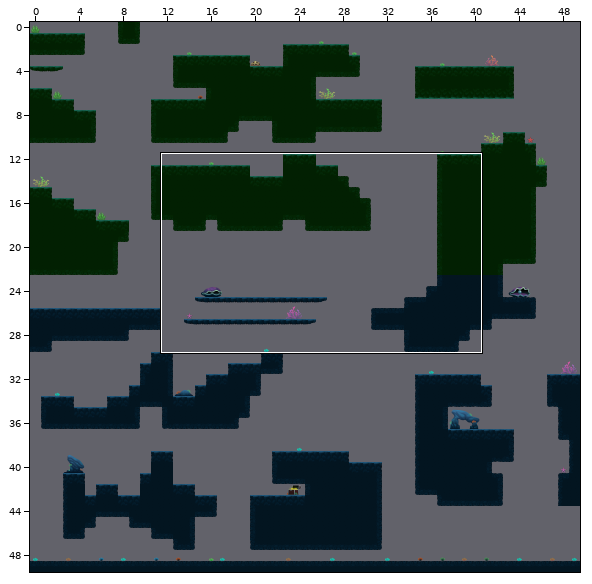
Tiled map (JSON) -- client/public/assets/tilemap/map.json. Above: a wide view before the commit, with the close-up outlined.
Close-up. Before the commit:
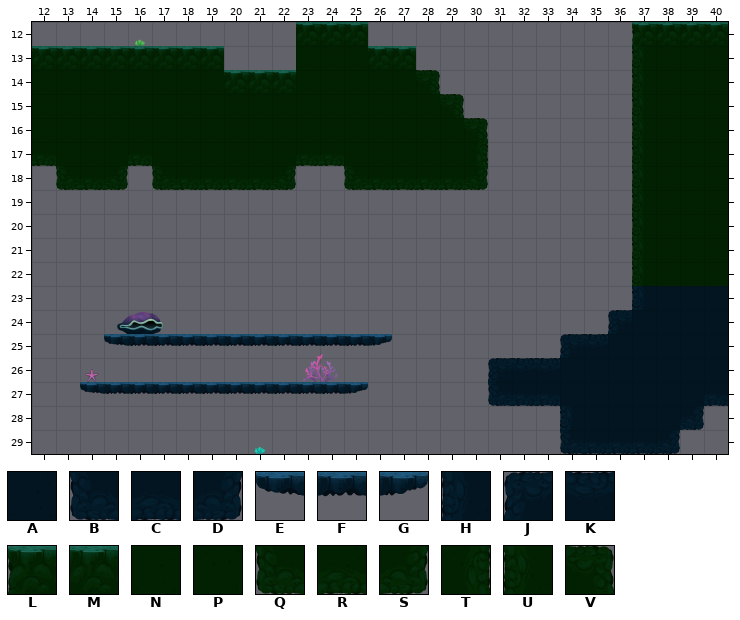
Cells are 128x128 px. Shown: x 12..40, y 12..29. The commit also changed other parts of the map, which this record leaves out.
Key: from "DeepWater": A 5, B 13, C 14, D 15, E 48, F 49, G 50, H 106, J 121, K 122; from "DeepWater_Green": L 1, M 2, N 5, P 6, Q 13, R 14, S 15, T 43, U 106, V 123.
_ is an empty cell.
Layers that did not change in this view are not listed.
Layer "Collision_Layer" before, first column x 12:
12 ___________MMM___________LMMM
13 MMMMMMMM___PPPMM_________UNNN
14 PPPPPPPPMMMPPPPPV________UNNN
15 PPPPPPPPPPPPPPPPPV_______UNNN
16 PPPPPPPPPPPPPPPPPPV______UNNN
17 RPPPRPPPPPPRRPPPPPT______UNNN
18 _QRS_QRRRRS__QRRRRS______UNNN
19 _________________________UNNN
20 _________________________UNNN
21 _________________________UNNN
22 _________________________UNNN
23 _________________________HAAA
24 ________________________JAAAA
25 ___EFFFFFFFFFFG_______JKAAAAA
26 ___________________JKKAAAAAAA
27 __EFFFFFFFFFFG_____BCCAAAAAAC
28 ______________________HAAAAD_
29 ______________________BCCCD__
After the commit:
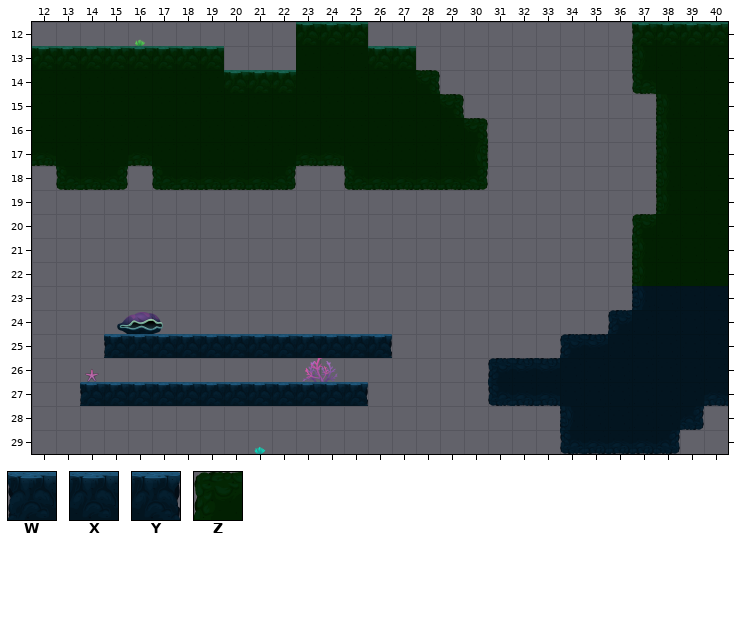
Further tiles: from "DeepWater": W 1, X 2, Y 3; from "DeepWater_Green": Z 121.
Difference:
Changed rows in their new state; . is an unchanged cell.
Layer "Collision_Layer":
first column x 37:
14 Q.
15 _U
16 _U
17 _U
18 _U
19 _U
20 Z.
first column x 14:
25 .WXXXXXXXXXXY
27 WXXXXXXXXXXY.
